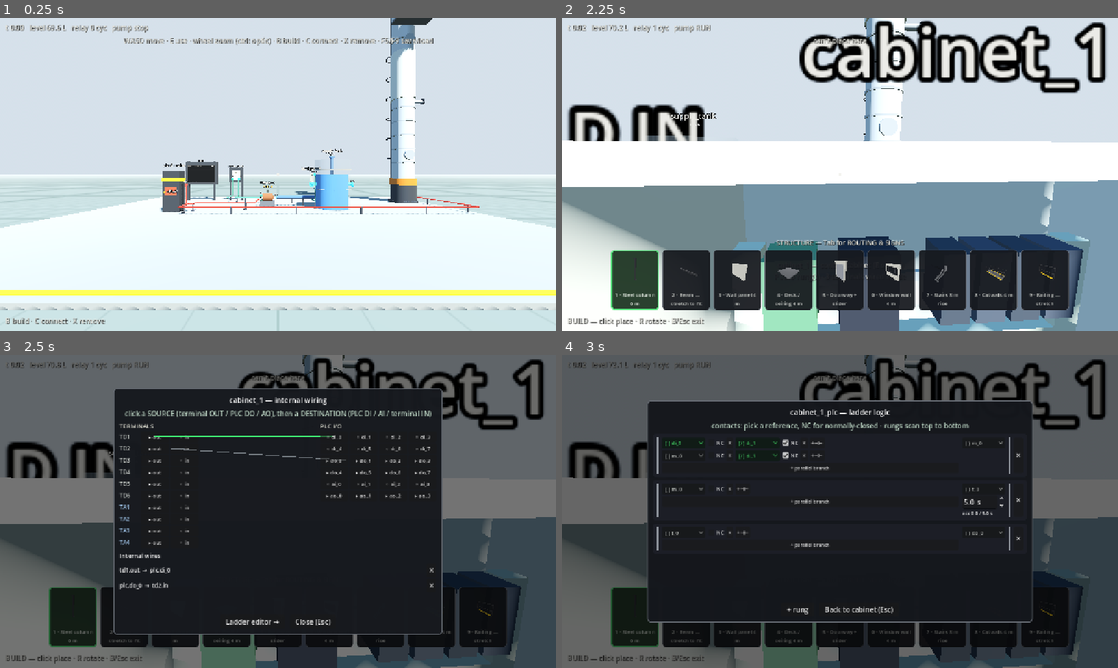
Above: before the commit, frames 1-4 (two rows, left to right).
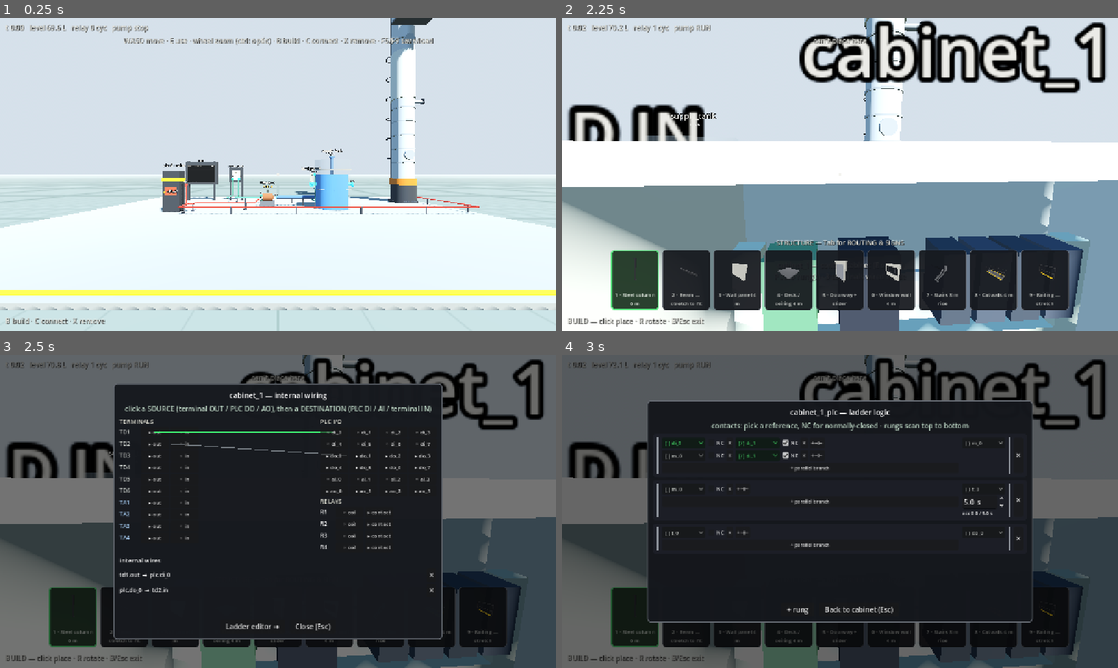
Above: after the commit, the same moments.

Repository: whharris917/flowstate
Game: Godot game, scene res://world/cabinet_probe.tscn
The game is run twice, just before and just after one commit, with the same random seed, the same clock (stepped at 60 frames per second) and the same inputs. This scene is started directly instead of the project's main scene. Sound files missing from this copy of the repository are replaced by a short silence.
Inputs (mouse positions are in pixels of both pictures, inside the frame that each line leads up to):
- Up to frame 1 (0.25 s): no input
- Up to frame 2 (2.25 s): move the mouse to (867, 174) at 0.52 s; press the mouse at (867, 174) at 0.53 s; hold W (move_forward) from 0.53 s (still down); move the mouse to (812, 174) at 1.27 s; release the mouse at (812, 174) at 1.28 s; tap B (build_mode) at 1.35 s; click (812, 174) at 1.55 s; move the mouse to (851, 168) at 2.02 s; hold Tab (catalog_page) from 2.03 s (still down)
- Up to frame 3 (2.5 s): keep holding W (move_forward); keep holding Tab (catalog_page); click (289, 505) at 2.3 s
- Up to frame 4 (3 s): release W (move_forward) at 2.75 s; release Tab (catalog_page) at 2.75 s; click "▸ out" at 2.75 s

Frames 1-2 are identical in both runs. In frame 3, 6.1% of the frame differs, in the area x 20-80%, y 9-91%; in frame 4, nothing differs.

Commit message:
Interposing relays in the cabinet schematic
The four relays on the cabinet''s second DIN rail are now real kernel
SimRelays, listed in the schematic panel with coil (destination) and
contact (source) nodes — terminal to coil, contact to terminal, the
classic panel path, live-lit like every other internal wire. Relay
wear state persists with the cabinet through save/load. The headless
exercise routes a field signal through an interposing relay and back
out.

Co-Authored-By: Claude Fable 5 <noreply@anthropic.com>
Claude-Session: https://claude.ai/code/session_01LEpShB69R5sqJSsHUaRUU2

Diff:
--- a/game/ui/cabinet_panel.gd
+++ b/game/ui/cabinet_panel.gd
@@ -97,6 +97,8 @@
 		return
 	_members.clear()
 	_members[str(entry["plc"])] = true
+	for relay_name: String in entry.get("relays", []):
+		_members[relay_name] = true
 	for term: String in entry["terminals"]:
 		_members[term] = true
 	_title.text = "%s — internal wiring" % cab_name
@@ -177,6 +179,18 @@
 		grid.add_child(_node_button(plc_name, "ai_%d" % i, false))
 	for i in range(plc.n_ao):
 		grid.add_child(_node_button(plc_name, "ao_%d" % i, true))
+	right.add_child(_header("RELAYS"))
+	for relay_name: String in entry.get("relays", []):
+		var relay_row := HBoxContainer.new()
+		relay_row.add_theme_constant_override("separation", 4)
+		var relay_tag := Label.new()
+		relay_tag.text = relay_name.trim_prefix(_cab + "_").to_upper()
+		relay_tag.custom_minimum_size = Vector2(32, 0)
+		relay_tag.add_theme_font_size_override("font_size", 13)
+		relay_row.add_child(relay_tag)
+		relay_row.add_child(_node_button(relay_name, "coil", false))
+		relay_row.add_child(_node_button(relay_name, "contact", true))
+		right.add_child(relay_row)
 
 	for visual: Dictionary in _internal_wires():
 		var row := HBoxContainer.new()
--- a/game/world/plant.gd
+++ b/game/world/plant.gd
@@ -162,6 +162,16 @@
 			sim.tick()
 		if (sim.get_component(cab + "_td2") as SimTerminal).t_out.value < 0.5:
 			problems.append("signal failed to traverse terminal -> PLC -> terminal")
+		# And through an interposing relay: td1 -> R1 coil, R1 contact
+		# -> td3 — the classic panel path.
+		if connect_equipment(cab + "_td1", "out", cab + "_r1", "coil", [], false) != "":
+			problems.append("terminal -> relay coil wire refused")
+		if connect_equipment(cab + "_r1", "contact", cab + "_td3", "in", [], false) != "":
+			problems.append("relay contact -> terminal wire refused")
+		for _i in 10:
+			sim.tick()
+		if (sim.get_component(cab + "_td3") as SimTerminal).t_out.value < 0.5:
+			problems.append("signal failed to traverse the interposing relay")
 		switch.set_band(40.0, 80.0)
 	var real_path := save_path
 	save_path = "user://selfcheck_save.json"
@@ -305,6 +315,13 @@
 	var psu := PlantFactory.make_record(sim, "psu", name_ + "_psu", {}) as SimPowerSupply
 	sim.register_with_historian(psu)
 	sim.connect_ports(psu, "dc_out", plc, "power")
+	# Interposing relays on the second DIN rail: real kernel relays,
+	# wired up in the schematic panel like everything else inside.
+	var relays: Array[String] = []
+	for i in range(4):
+		var relay := PlantFactory.make_record(sim, "relay", "%s_r%d" % [name_, i + 1], {})
+		sim.register_with_historian(relay)
+		relays.append(relay.comp_name)
 	var view := CabinetView.new()
 	view.position = to_local(world_pos)
 	view.rotation.y = rot_y
@@ -332,8 +349,13 @@
 	equip_types[plc.comp_name] = "plc"
 	protected[plc.comp_name] = true
 	member_of[plc.comp_name] = name_
+	for relay_name in relays:
+		views[relay_name] = view
+		equip_types[relay_name] = "relay"
+		protected[relay_name] = true
+		member_of[relay_name] = name_
 	cabinets[name_] = {"node": view, "plc": plc.comp_name, "terminals": terms,
-		"psu": psu.comp_name}
+		"psu": psu.comp_name, "relays": relays}
 	_revalidate_in = 3
 	return plc
 
@@ -346,6 +368,8 @@
 	members.append(str(entry["plc"]))
 	if entry.has("psu"):
 		members.append(str(entry["psu"]))
+	for relay_name: String in entry.get("relays", []):
+		members.append(relay_name)
 	for term: String in entry["terminals"]:
 		members.append(term)
 	for member in members:
@@ -883,11 +907,17 @@
 		var entry: Dictionary = cabinets[name_]
 		var node := entry["node"] as Node3D
 		var plc := sim.get_component(str(entry["plc"]))
+		var relay_states := {}
+		for relay_name: String in entry.get("relays", []):
+			var relay := sim.get_component(relay_name)
+			if relay != null:
+				relay_states[relay_name] = relay.state_dict()
 		cab_list.append({
 			"name": name_,
 			"pos": [node.global_position.x, node.global_position.y, node.global_position.z],
 			"rot_y": node.rotation.y,
 			"plc_state": plc.state_dict() if plc != null else {},
+			"relay_states": relay_states,
 		})
 	var payload := {
 		"version": SAVE_VERSION, "time": sim.time,
@@ -965,6 +995,11 @@
 			float(entry.get("rot_y", 0.0)))
 		if plc != null:
 			plc.apply_state(entry.get("plc_state", {}))
+			var relay_states: Dictionary = entry.get("relay_states", {})
+			for relay_name: String in relay_states:
+				var relay := sim.get_component(relay_name)
+				if relay != null:
+					relay.apply_state(relay_states[relay_name])
 
 	for entry: Dictionary in payload.get("runs", []):
 		var pts: Array = []
